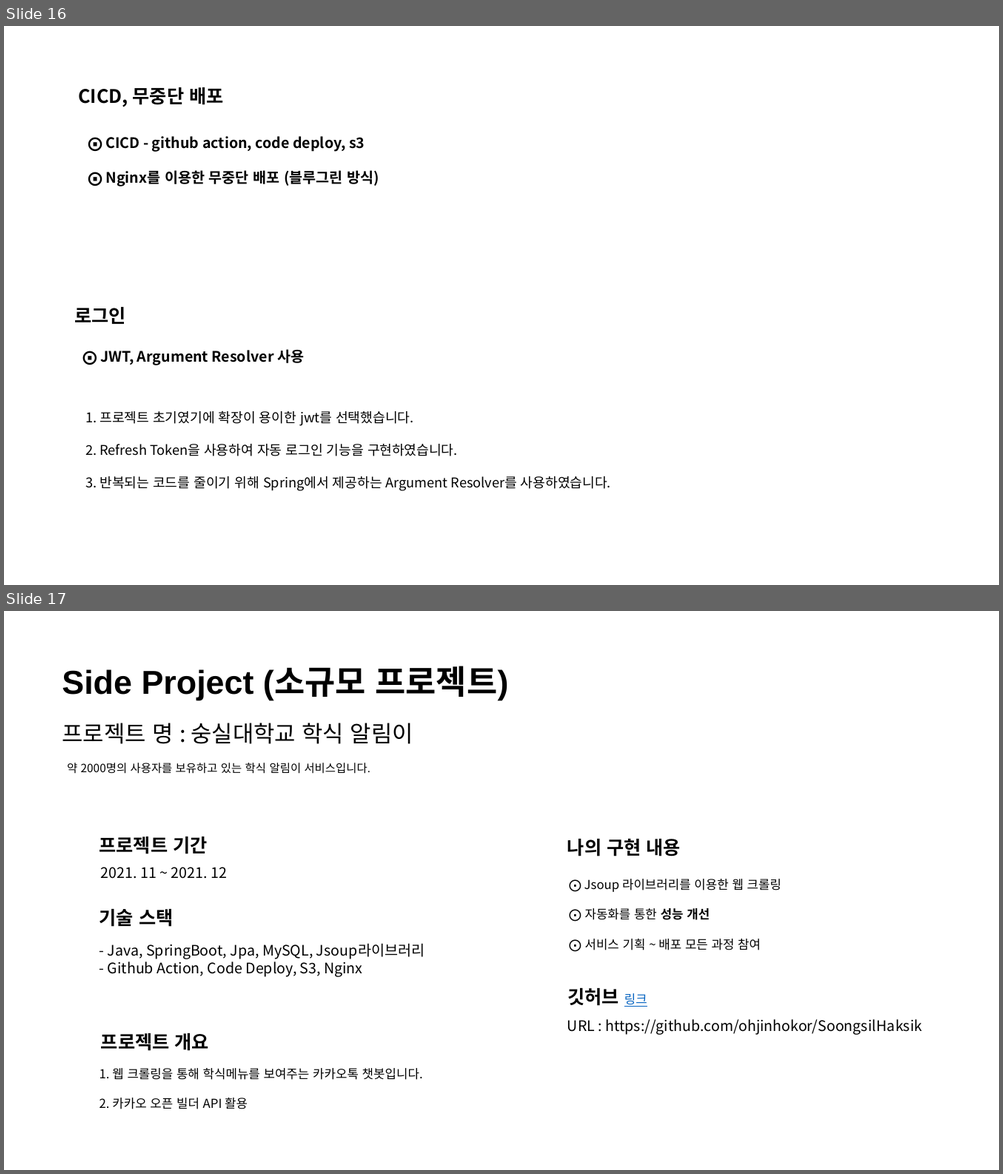
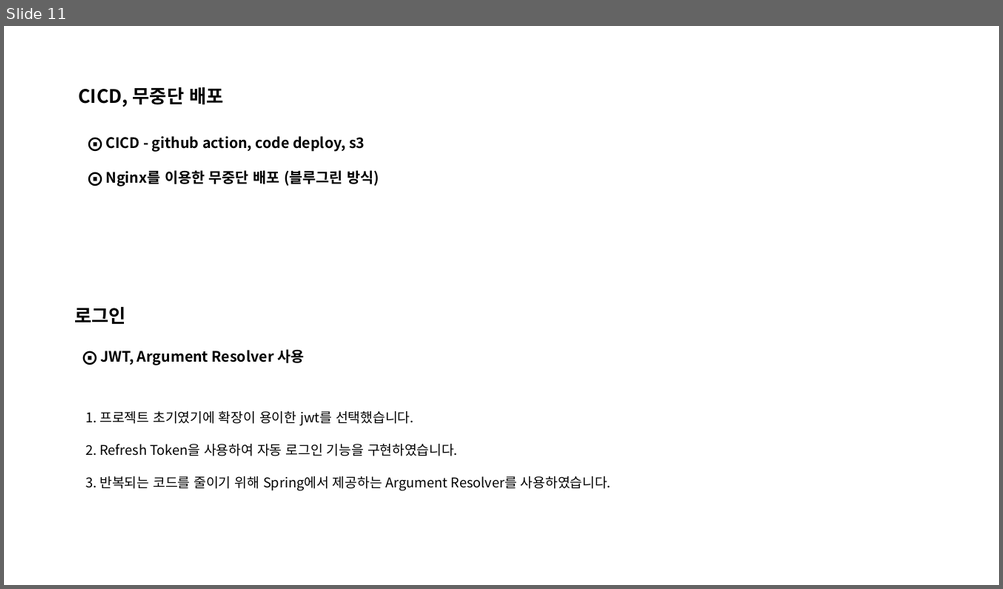
Before and after one commit to ohjinhokor/PortFolio, a slide deck: 오진호 포트폴리오.pptx. Shown one above the other, each under a label of ours: slides 16 and 17 before the commit, slide 11 after it. The pictures are 1003x1174 and 1003x589 pixels, drawn with LibreOffice and Linux fonts; fonts in the diff are those of the drawing; background and template pictures are left out. Boxes give left, top, right and bottom in pixels: in the first picture for what was removed or moved away, otherwise in the second. Text is boxed around its words. In the diff, an @@ line names an element or a change of style, - is before the commit and + after.

```diff
--- a/오진호 포트폴리오.pptx
+++ b/오진호 포트폴리오.pptx
@@ slide 17 removed at (4,611,999,1170), background #FFFFFF @@
@@ text removed at (62,666,508,701) @@
-Side Project (소규모 프로젝트)
@@ text removed at (62,723,413,744) @@
-프로젝트 명 : 숭실대학교 학식 알림이
@@ text removed at (67,763,370,774) @@
-약 2000명의 사용자를 보유하고 있는 학식 알림이 서비스입니다.
@@ text removed at (99,837,207,854) @@
-프로젝트 기간
@@ text removed at (567,838,680,857) @@
-나의 구현 내용
@@ text removed at (101,867,227,879) @@
-2021. 11 ~ 2021. 12
@@ text removed at (584,879,781,951) @@
-⨀ Jsoup 라이브러리를 이용한 웹 크롤링
-⨀ 자동화를 통한 성능 개선
-⨀ 서비스 기획 ~ 배포 모든 과정 참여
@@ text removed at (99,909,173,927) @@
-기술 스택
@@ text removed at (108,943,424,977) @@
-- Java, SpringBoot, Jpa, MySQL, Jsoup라이브러리
-- Github Action, Code Deploy, S3, Nginx
@@ text removed at (567,988,647,1007) @@
-깃허브 링크
@@ text removed at (567,1019,922,1035) @@
-URL : https://github.com/ohjinhokor/SoongsilHaksik
@@ text removed at (101,1034,209,1051) @@
-프로젝트 개요
@@ text removed at (99,1068,423,1110) @@
-1. 웹 크롤링을 통해 학식메뉴를 보여주는 카카오톡 챗봇입니다.
-2. 카카오 오픈 빌더 API 활용
@@ what was slide 16 is now slide 11 @@
```
Also in this commit, not shown: 3 slides changed, 3 other slides removed, 1 other file.
